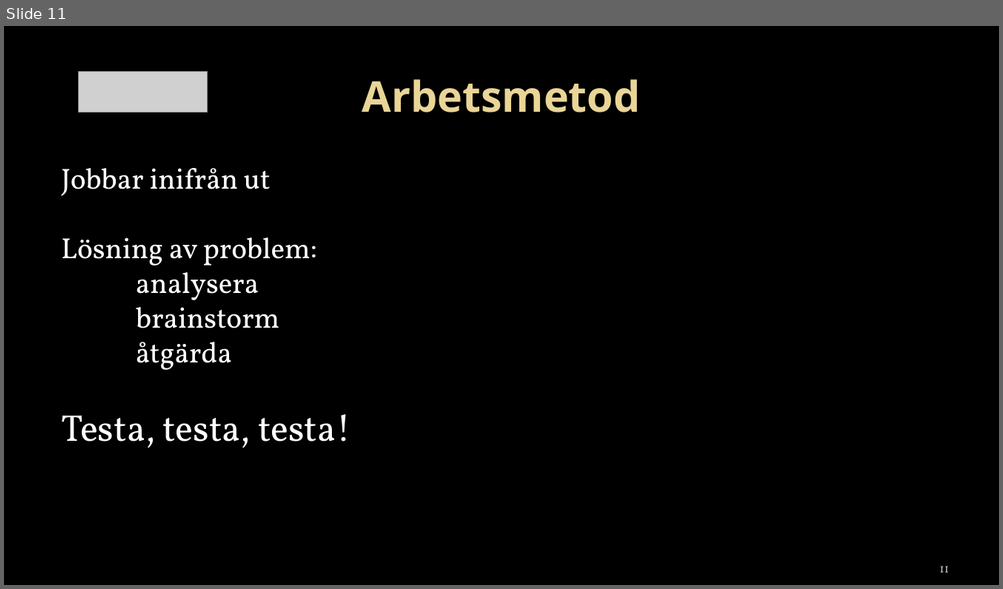
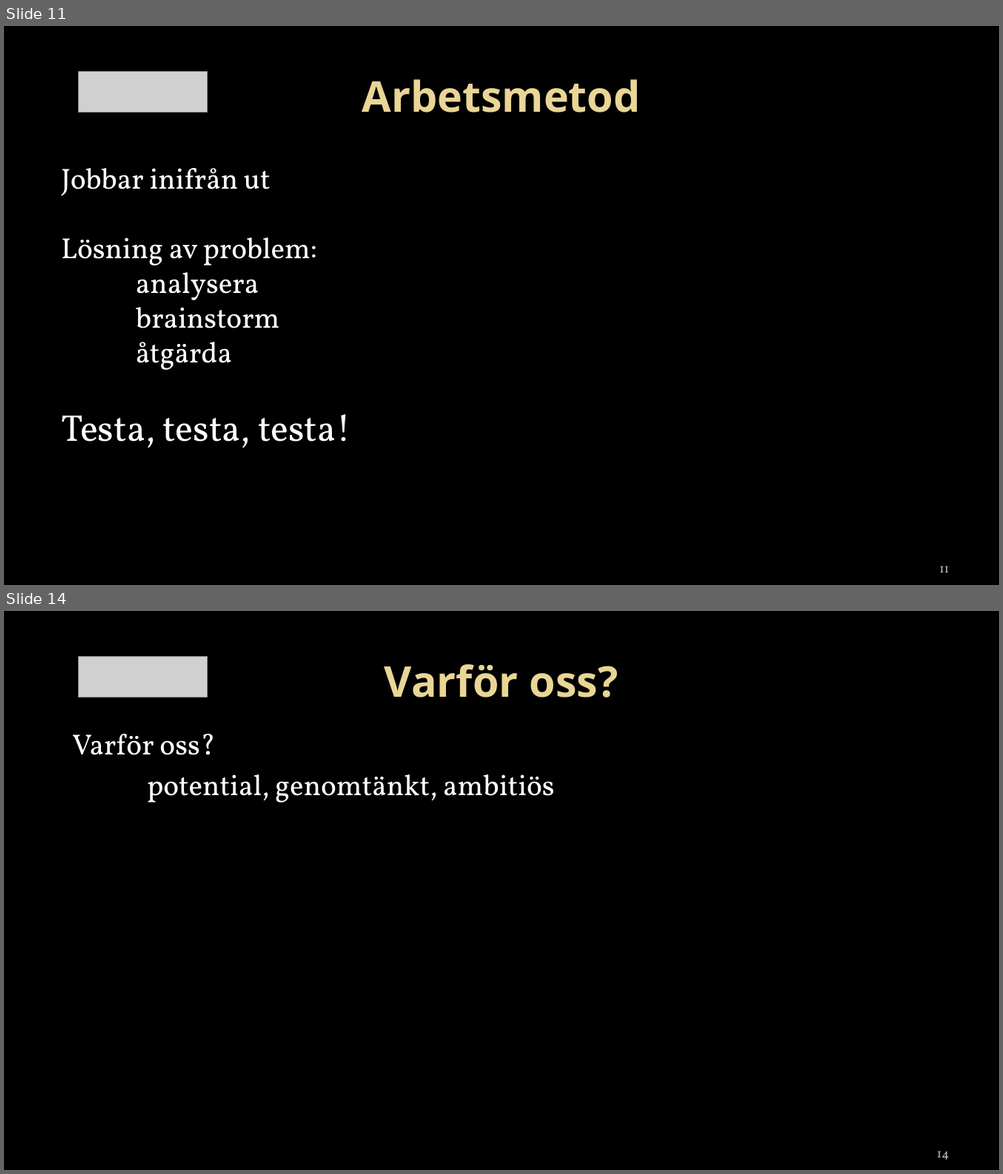
Before and after one commit to towni0/TSEA29---MrRobot, a slide deck: docs/TSEA29 - presentation v.01.pptx. Shown one above the other, each under a label of ours: slide 11 before the commit, slides 11 and 14 after it; the slides between them are not shown. The pictures are 1003x589 and 1003x1174 pixels, drawn with LibreOffice and Linux fonts; fonts in the diff are those of the drawing; grey boxes stand for pictures; background and template pictures are left out. Boxes give left, top, right and bottom in pixels: in the first picture for what was removed or moved away, otherwise in the second. Text is boxed around its words. In the diff, an @@ line names an element or a change of style, - is before the commit and + after.

```diff
--- a/docs/TSEA29 - presentation v.01.pptx
+++ b/docs/TSEA29 - presentation v.01.pptx
@@ slide 14 added at box(4, 611, 999, 1170), background picture (left out) @@
@@ picture added at box(78, 657, 207, 698) @@
@@ title added at box(384, 664, 618, 698), 41 pt, text gradient #EAD696 to #E7D081, bold @@
+Varför oss?
@@ text added at box(72, 734, 555, 803), 28 pt, text #FFFFFF @@
+Varför oss?
+potential, genomtänkt, ambitiös
@@ page number added at box(936, 1151, 949, 1160), 12 pt, text #BDBDBD @@
+14
```
Also in this commit, not shown: 2 slides changed, 2 other slides added.
